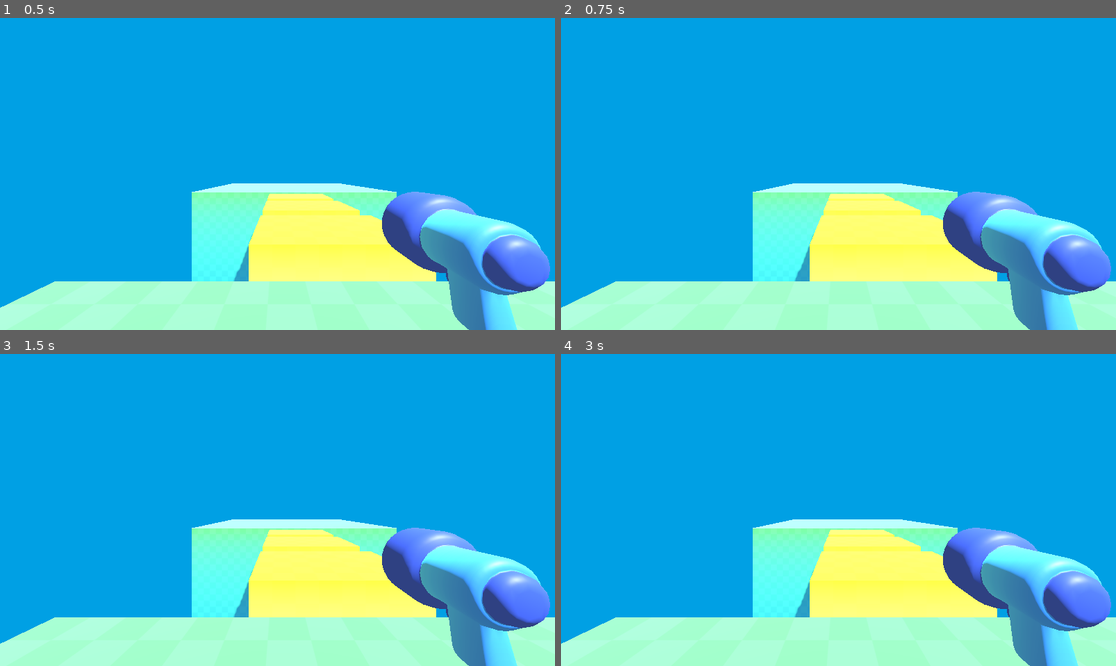
Above: before the commit, frames 1-4 (two rows, left to right).
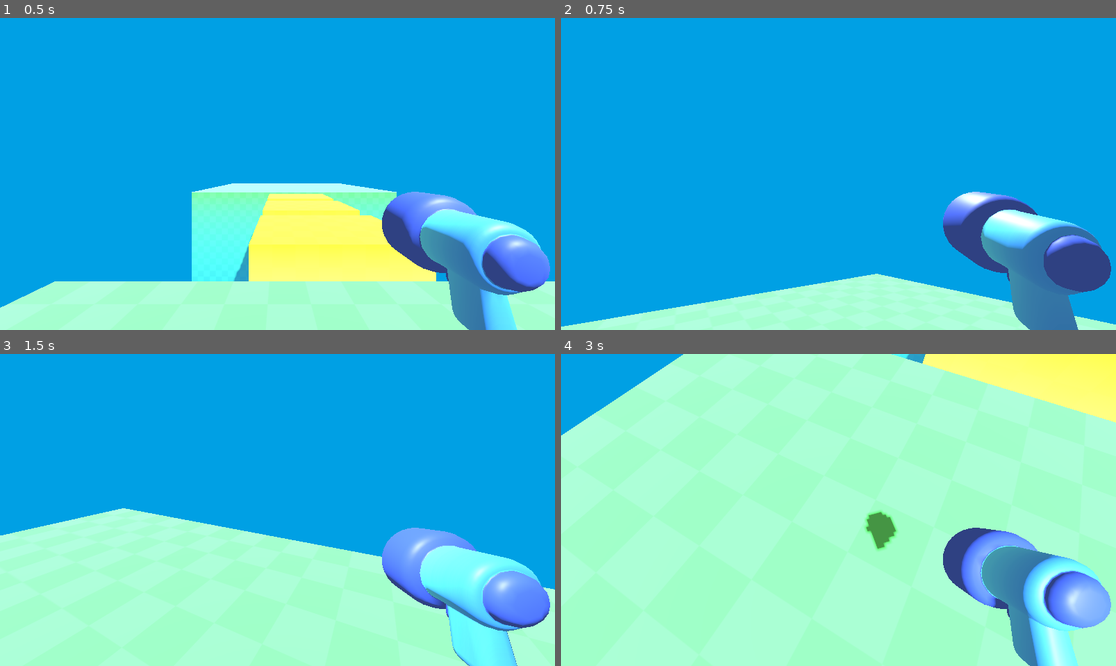
Above: after the commit, the same moments.

Repository: nesherson/survivor-arena-fps
Game: Godot game, scene res://level/temporary_level.tscn
Same seed, same stepped clock (60 frames per second), same inputs: the game is played once before the commit and once after it.
Inputs (mouse positions are in pixels of both pictures, inside the frame that each line leads up to):
- Up to frame 1 (0.5 s): no input
- Up to frame 2 (0.75 s): tap Enter at 0.5 s; move the mouse to (960, 158) at 0.52 s
- Up to frame 3 (1.5 s): tap Space at 1.25 s; move the mouse to (166, 525) at 1.27 s
- Up to frame 4 (3 s): tap Enter at 2 s; move the mouse to (894, 441) at 2.02 s; tap Space at 2.75 s; move the mouse to (810, 572) at 2.77 s

Frame 1 is identical in both runs. In frame 2, 21% of the frame differs, in the area x 0-100%, y 53-100%; in frame 3, 28%; in frame 4, 81%, in the area x 0-100%, y 0-100%.

Commit message:
Add player camera rotation logic

Diff:
--- a/scenes/player/player.tscn
+++ b/scenes/player/player.tscn
@@ -1,17 +1,19 @@
-[gd_scene load_steps=3 format=3 uid="uid://c6eftswfesm4c"]
+[gd_scene load_steps=4 format=3 uid="uid://c6eftswfesm4c"]
 
 [ext_resource type="PackedScene" uid="uid://c3jwe24smtgn2" path="res://player/simple_gun/gun_model.glb" id="1_8afob"]
+[ext_resource type="Script" uid="uid://dd8iarqoaeyjt" path="res://scripts/player/player.gd" id="1_dovo2"]
 
 [sub_resource type="CapsuleShape3D" id="CapsuleShape3D_x7p2l"]
 
-[node name="CharacterBody3D" type="CharacterBody3D"]
+[node name="Player" type="CharacterBody3D"]
+script = ExtResource("1_dovo2")
 
-[node name="CollisionShape3D" type="CollisionShape3D" parent="."]
+[node name="Collision" type="CollisionShape3D" parent="."]
 transform = Transform3D(1, 0, 0, 0, 1, 0, 0, 0, 1, 0, 1, 0)
 shape = SubResource("CapsuleShape3D_x7p2l")
 
-[node name="Camera3D" type="Camera3D" parent="."]
+[node name="Camera" type="Camera3D" parent="."]
 transform = Transform3D(1, 0, 0, 0, 1, 0, 0, 0, 1, 0, 1.50122, 0)
 
-[node name="Gun" parent="Camera3D" instance=ExtResource("1_8afob")]
+[node name="Gun" parent="Camera" instance=ExtResource("1_8afob")]
 transform = Transform3D(-0.356403, 0, 0.0195579, 0, 0.35694, 0, -0.0195579, 0, -0.356403, 0.455809, -0.177829, -0.513572)
--- /dev/null
+++ b/scripts/player/player.gd
@@ -0,0 +1,16 @@
+extends CharacterBody3D
+
+@onready var camera = $Camera
+
+const y_rotation_sensitivity = 0.5
+const x_rotation_sensitivity = 0.5
+const x_rotation_min_limit = -80
+const x_rotation_max_limit = 80
+
+func _unhandled_input(event: InputEvent) -> void:
+	if event is InputEventMouseMotion:
+		rotation_degrees.y -= event.relative.x * y_rotation_sensitivity
+		camera.rotation_degrees.x = clamp(
+			camera.rotation_degrees.x - event.relative.y * x_rotation_sensitivity,
+			 x_rotation_min_limit,
+			 x_rotation_max_limit)
Not shown, added: scripts/player/player.gd.uid
